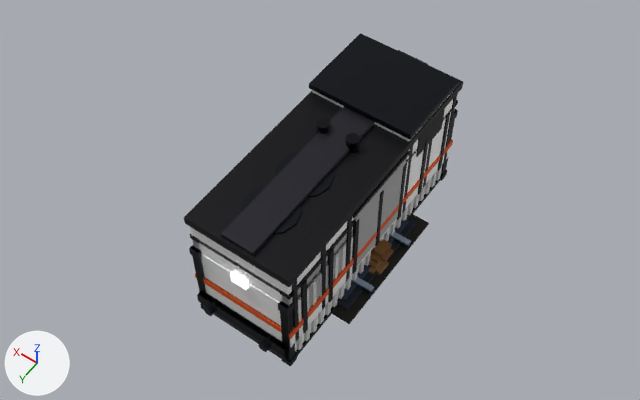
The glTF model public/models/terrain/tactical.glb, before and after one commit.
Camera for both pictures: a 50 mm camera at (-4.11, 6.02, 10.18) aimed at (0.1, 0.12, 0.91). Lighting does not change. The marker at lower left points along +X, +Y and +Z. The first picture is the older version.

Objects in the first picture: 'CONTAINER', 'LOCOMOTIVE', 'RAIL_CAR_CLOSED', 'RAIL_CAR_OPEN', 'RAIL_JUNCTION', 'SANDBAGS_STRAIGHT', 'TRANSFORMER' and 1 more.
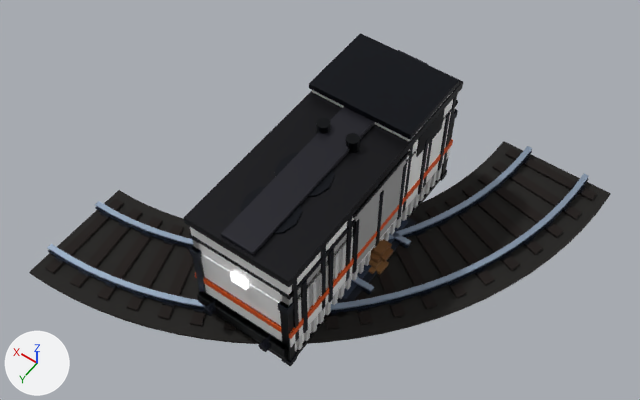
Pixel boxes (x1, y1, x2, y2) of what changed, in the pictures (640 x 400 px):
'RAIL_CURVE_3X3', added: after (29, 141, 611, 344)
    faces in mat_tactical_matte: (29, 141, 611, 344)
    faces in mat_tactical_steel: (47, 146, 589, 316)
'RAIL_JUNCTION', unchanged, covered by the edit: before (332, 219, 429, 324); after (352, 232, 411, 295)

The change, as a diff of the scene's bpy script:
```diff
--- a/public/models/terrain/tactical.glb.py
+++ b/public/models/terrain/tactical.glb.py
@@ me_rail_curve_3x3 @@
+me_rail_curve_3x3.from_pydata(...)  # 1180 vertices, 2092 faces; spans x -2.88..3.0, y -3.0..2.88, z 0.0..0.17
+# faces by material slot: [1656, 436]
+me_rail_curve_3x3.materials.append(mat_tactical_steel)
+me_rail_curve_3x3.materials.append(mat_tactical_matte)
@@ ob_rail_curve_3x3 @@
+ob_rail_curve_3x3 = bpy.data.objects.new('RAIL_CURVE_3X3', me_rail_curve_3x3)
+ob_rail_curve_3x3.location = (0.0, 0.0, 0.0)
```
